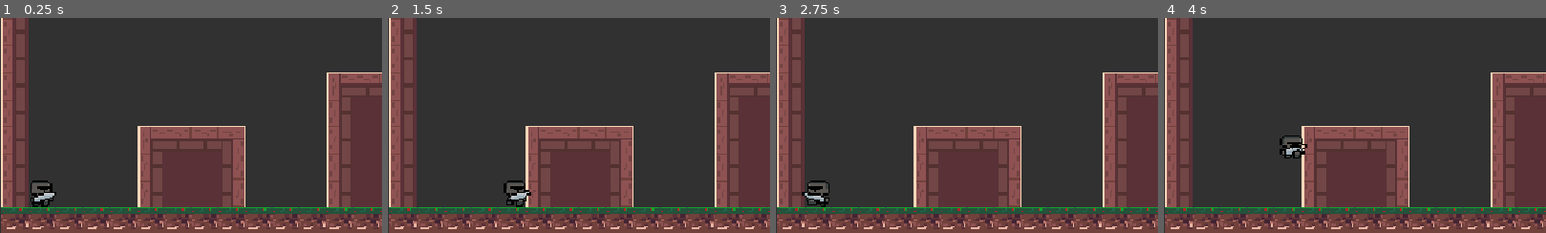
Above: before the commit, frames 1-4 (left to right).
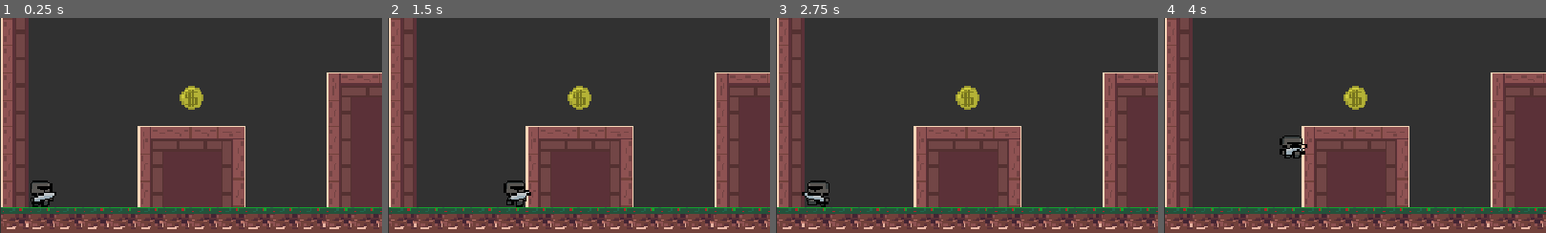
Above: after the commit, the same moments.

Repository: Marcausente/KnightGame2DGodot
Game: Godot game, scene res://Escenas/escena_principal/escena_principal.tscn
Two runs of this game, one before a commit and one after it. Both use one fixed random seed, a clock stepped at 60 frames per second and the inputs below.
Inputs:
- Up to frame 1 (0.25 s): no input
- Up to frame 2 (1.5 s): tap Enter at 0.5 s; hold D (derecha) from 0.53 s (still down); tap W (saltar) at 0.77 s
- Up to frame 3 (2.75 s): tap W (saltar) at 1.52 s; release D (derecha) at 2.03 s; hold A (izquierda) from 2.03 s (still down)
- Up to frame 4 (4 s): release A (izquierda) at 2.78 s; hold D (derecha) from 2.78 s (still down); tap W (saltar) at 3.02, 3.77 s
The pictures show only the part of the screen within x 0-50%, y 50-100%; the shares and areas given below are measured in that part.

The runs differ from the first frame. In frame 1, 0.5% of the frame differs, in the area x 47-54%, y 31-43%; in frame 2, 0.5%; in frame 3, 0.5%; in frame 4, 0.5%.

Commit message:
FEAT: Las monedas se destruyen y printea de test en la consola moneda

Diff:
--- a/Escenas/Nivel1/nivel_1.tscn
+++ b/Escenas/Nivel1/nivel_1.tscn
@@ -3,6 +3,7 @@
 [ext_resource type="TileSet" uid="uid://bcc2sh0escv8p" path="res://tile_sets/maderas.tres" id="1_a26ju"]
 [ext_resource type="PackedScene" uid="uid://bwkonjhs6g5a3" path="res://Escenas/bordes/bordes.tscn" id="2_aqv8d"]
 [ext_resource type="PackedScene" uid="uid://cxm8wxdnmii3w" path="res://Escenas/personaje/personaje.tscn" id="3_c3j3g"]
+[ext_resource type="PackedScene" uid="uid://c6l7ggwpsde7q" path="res://Escenas/moneda/moneda.tscn" id="4_2svej"]
 
 [node name="Nivel1" type="Node2D" unique_id=1476173266]
 
@@ -15,3 +16,6 @@
 
 [node name="Personaje" parent="." unique_id=1115841959 instance=ExtResource("3_c3j3g")]
 position = Vector2(-199, 101)
+
+[node name="Moneda" parent="." unique_id=1063987536 instance=ExtResource("4_2svej")]
+position = Vector2(-111, 47)
--- /dev/null
+++ b/Escenas/moneda/moneda.gd
@@ -0,0 +1,8 @@
+extends Node2D
+
+@export var area_2d: Area2D #Funcion para representar el nodo Area2D
+
+
+func _on_area_2d_body_entered(body: Node2D) -> void:
+	queue_free()
+	print("moneda")
--- a/Escenas/moneda/moneda.tscn
+++ b/Escenas/moneda/moneda.tscn
@@ -1,6 +1,7 @@
 [gd_scene format=3 uid="uid://c6l7ggwpsde7q"]
 
 [ext_resource type="Texture2D" uid="uid://chw7t5rgvpd54" path="res://sprites/tilesetmadera.svg" id="1_48f7c"]
+[ext_resource type="Script" uid="uid://bhhtdpwbx2dxr" path="res://Escenas/moneda/moneda.gd" id="1_rqm1n"]
 
 [sub_resource type="AtlasTexture" id="AtlasTexture_g4v7s"]
 atlas = ExtResource("1_48f7c")
@@ -10,6 +11,7 @@
 radius = 8.0
 
 [node name="Moneda" type="Node2D" unique_id=1063987536]
+script = ExtResource("1_rqm1n")
 
 [node name="Sprite2D" type="Sprite2D" parent="." unique_id=1934788865]
 texture = SubResource("AtlasTexture_g4v7s")
@@ -20,3 +22,5 @@
 
 [node name="CollisionShape2D" type="CollisionShape2D" parent="Area2D" unique_id=386978032]
 shape = SubResource("CircleShape2D_g4v7s")
+
+[connection signal="body_entered" from="Area2D" to="." method="_on_area_2d_body_entered"]
Not shown, added: Escenas/moneda/moneda.gd.uid
